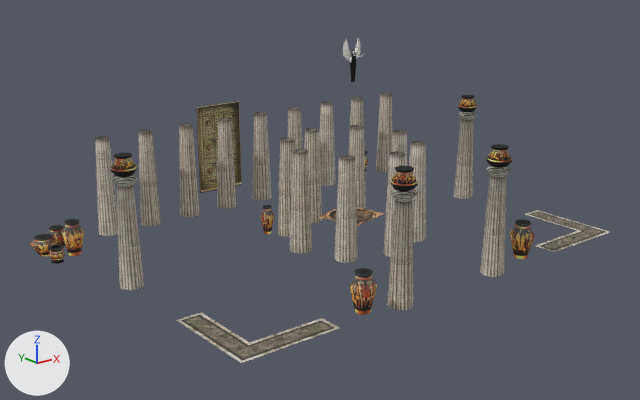
A saved change to the COLLADA model client/art/meshes/structural/hele_civic_props.dae.
Camera for both pictures: a 50 mm camera at (-0.855, -1.124, 0.504) aimed at (-0.026, -0.088, 0.09). Lighting does not change. The marker at lower left points along +X, +Y and +Z. Where no turn or scale is listed for an object, it has been applied to the vertices.

In view in the first picture: 'Jar_tall01-Pivot'.
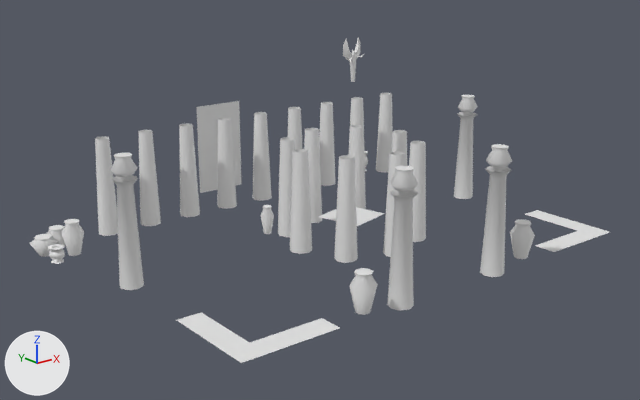
What differs and where, as boxes [x1, y1, x2, y2] in the pictures (640 x 400 px):
'Jar_tall01-Pivot', recoloured: [29, 37, 610, 363] in both

Diff of the bpy script that builds the scene:
```diff
--- a/client/art/meshes/structural/hele_civic_props.dae.py
+++ b/client/art/meshes/structural/hele_civic_props.dae.py
@@ me_jar_tall01mesh @@
 me_jar_tall01mesh.from_pydata(...)  # 858 vertices, 1210 faces; spans x -0.433..0.314, y -0.988..-0.389, z -0.028..0.313
-me_jar_tall01mesh.materials.append(mat_10___default)  # picture img_hele_props_a_dds
```
